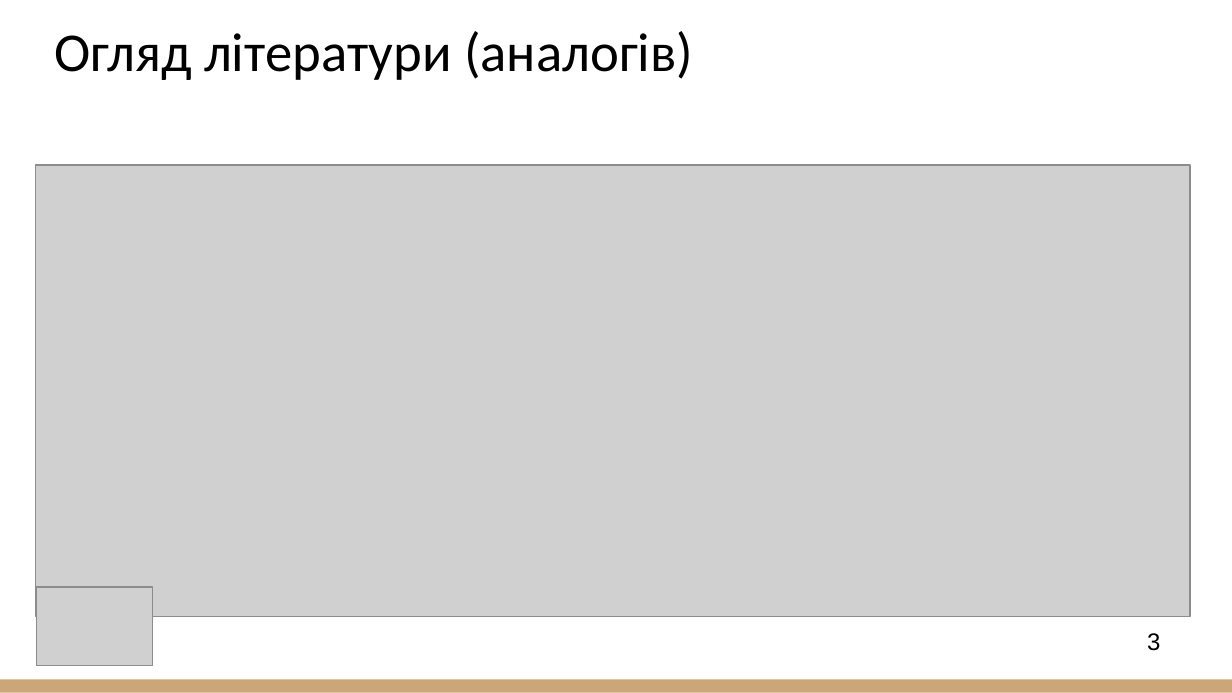
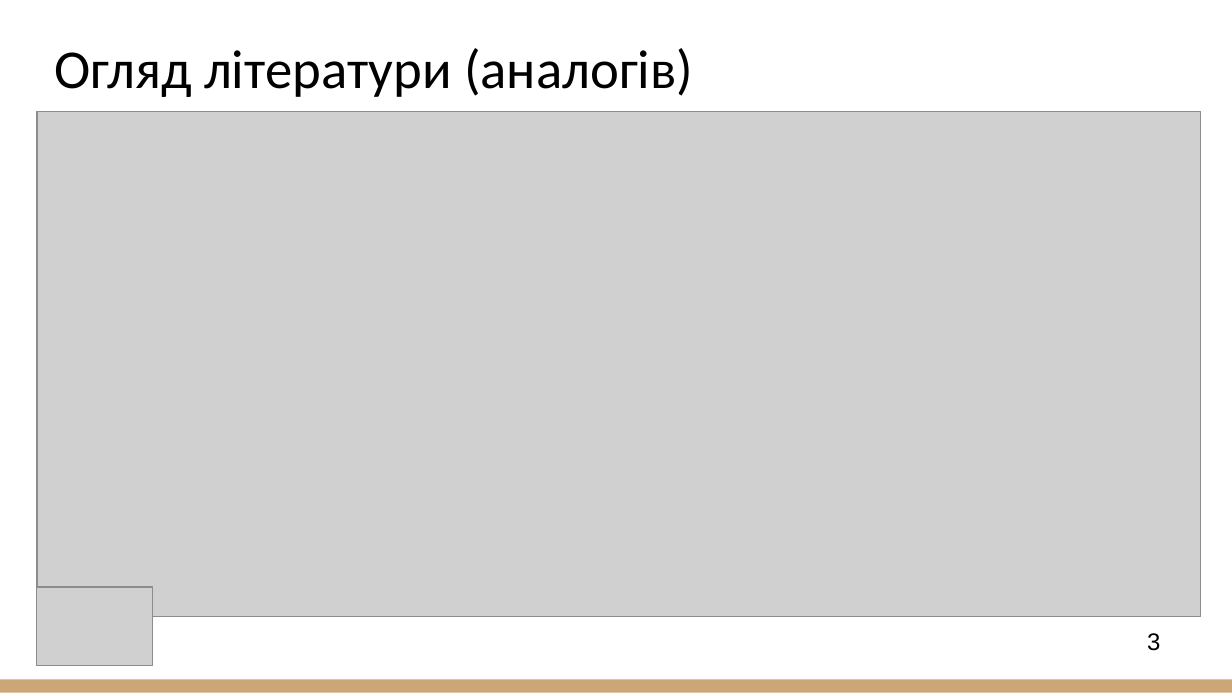
Before and after one commit to kokjela/2025_IPZm-23-3_Biliaieva_A_S, a slide deck: slide 3 of 2025_М_ПІ_ІПЗ-23-3_Біляєва_А_С.ppt. Drawn at 1232x693 pixels with LibreOffice and Linux fonts; fonts in the diff are those of the drawing; grey boxes stand for pictures. Boxes give left, top, right and bottom in pixels: in the first picture for what was removed or moved away, otherwise in the second. Text is boxed around its words. In the diff, an @@ line names an element or a change of style, - is before the commit and + after.

```diff
--- a/2025_М_ПІ_ІПЗ-23-3_Біляєва_А_С.ppt
+++ b/2025_М_ПІ_ІПЗ-23-3_Біляєва_А_С.ppt
@@ title "Огляд літератури (аналогів)": place and size @@
-title "Огляд літератури (аналогів)" at bbox=[54, 31, 693, 80]
+title "Огляд літератури (аналогів)" at bbox=[54, 48, 693, 97]
@@ picture: place and size @@
-picture at bbox=[36, 165, 1190, 617]
+picture at bbox=[37, 112, 1201, 617]
```
Also in this commit, not shown: 4 other slides changed, 10 slides added, 7 slides removed.
